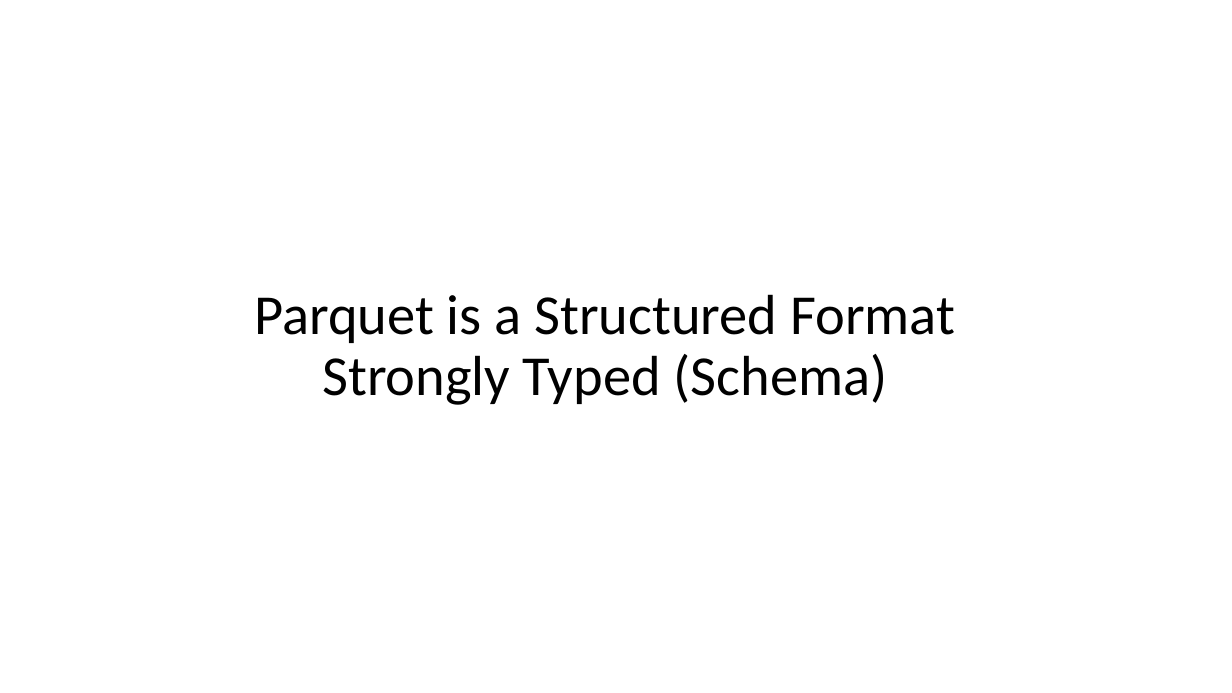
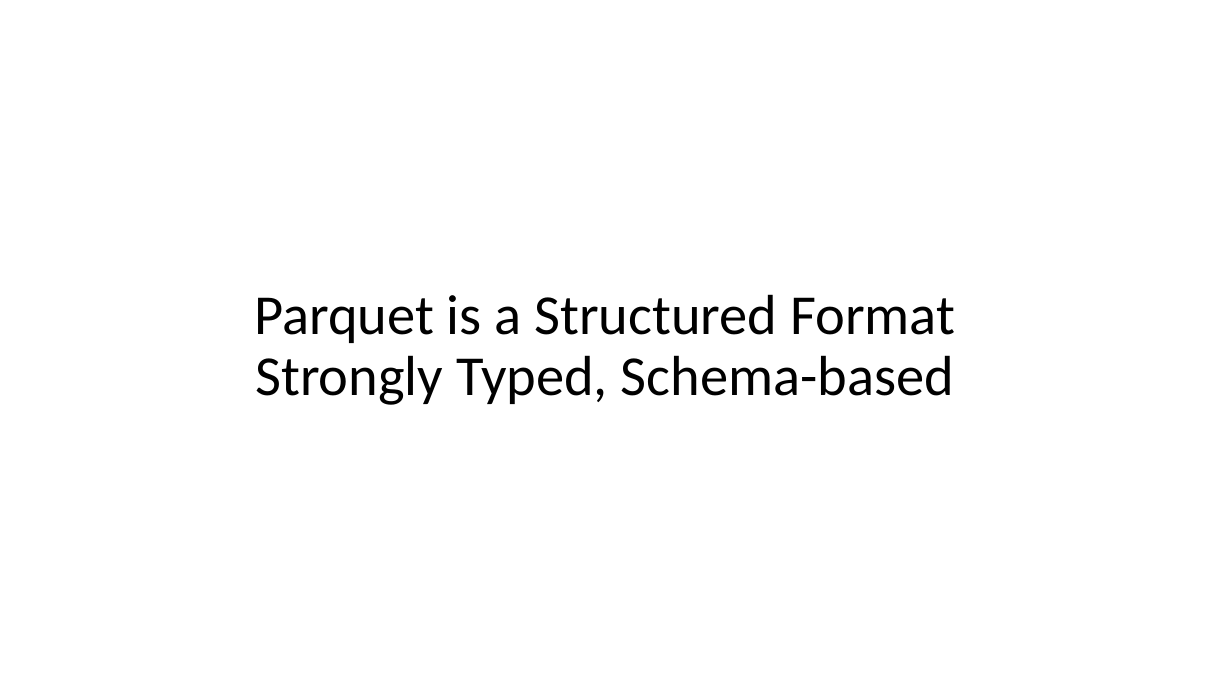
Before and after one commit to Arnaud-Nauwynck/presentations, a slide deck: slide 3 of pres-bigdata/8-Datalake-File-Format-Parquet.pptx. Drawn at 1232x693 pixels with LibreOffice and Linux fonts; fonts in the diff are those of the drawing. Boxes give left, top, right and bottom in pixels: in the first picture for what was removed or moved away, otherwise in the second. Text is boxed around its words. In the diff, an @@ line names an element or a change of style, - is before the commit and + after.

```diff
--- a/pres-bigdata/8-Datalake-File-Format-Parquet.pptx
+++ b/pres-bigdata/8-Datalake-File-Format-Parquet.pptx
@@ title at [254,294,955,405]: text changed @@
-Parquet is a Structured Format
-Strongly Typed (Schema)
+Parquet is a Structured Format
+Strongly Typed, Schema-based
```
Also in this commit, not shown: 46 other slides changed, 8 slides added, 22 other files.
